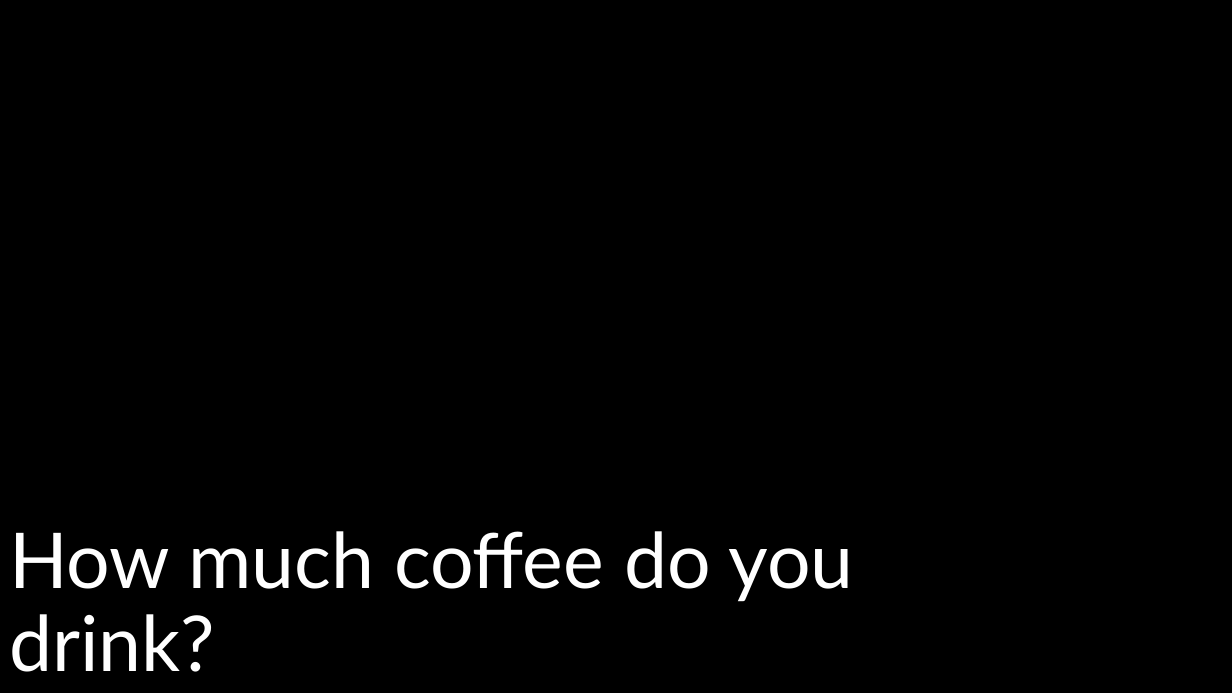
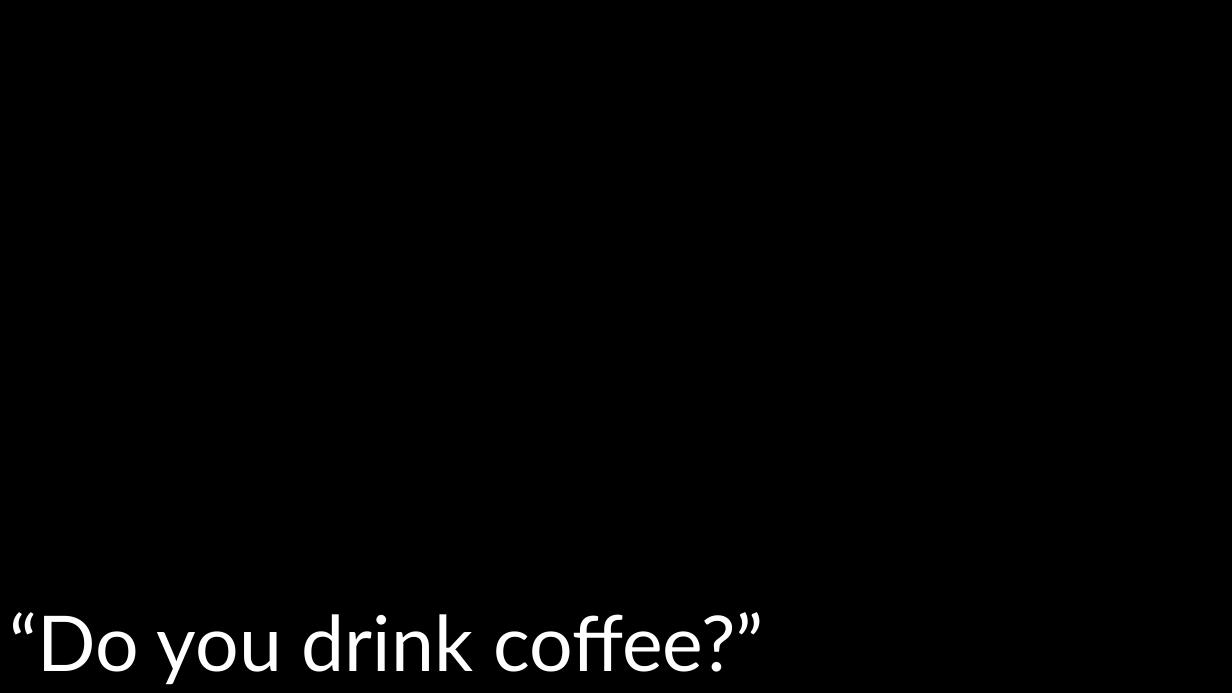
Before and after one commit to DeonRoos/stats-for-biologists, a slide deck: slide 18 of Lectures/Lecture 01.2 Introduction to linear models.pptx (slide 17 before the commit). Drawn at 1232x693 pixels with LibreOffice and Linux fonts; fonts in the diff are those of the drawing. Boxes give left, top, right and bottom in pixels: in the first picture for what was removed or moved away, otherwise in the second. Text is boxed around its words. In the diff, an @@ line names an element or a change of style, - is before the commit and + after.

```diff
--- a/Lectures/Lecture 01.2 Introduction to linear models.pptx
+++ b/Lectures/Lecture 01.2 Introduction to linear models.pptx
@@ title at <box>9,612,764,685</box>: text changed @@
-How much coffee do you drink?
+“Do you drink coffee?”
```
Also in this commit, not shown: 6 other slides changed, 4 slides added, 7 slides removed, 12 other files.
